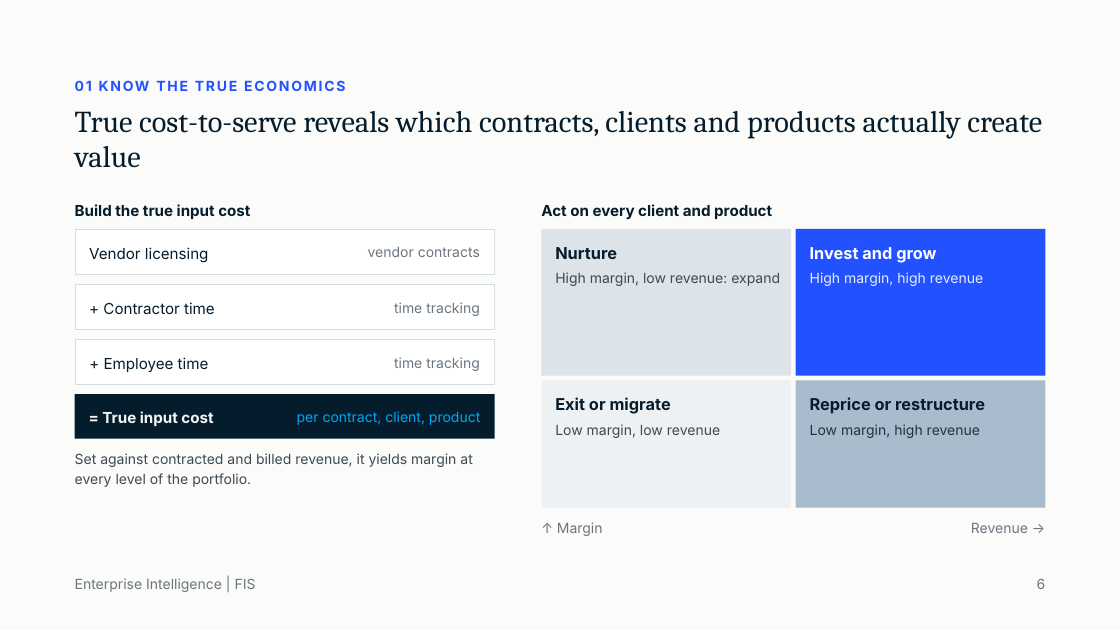
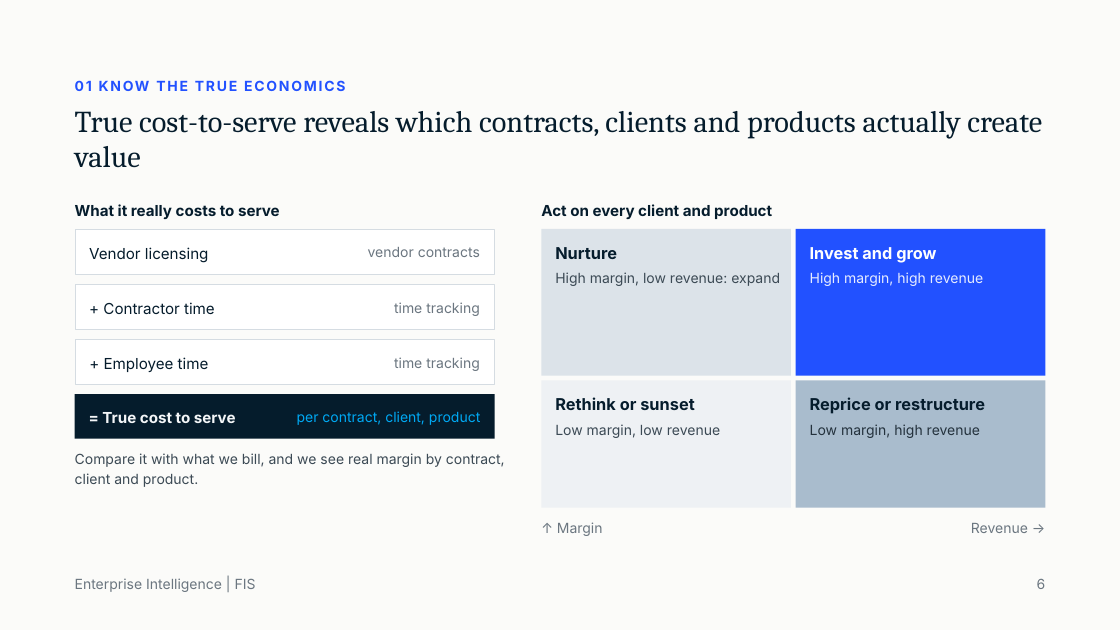
Before and after one commit to singhpawan/craigdeals, a slide deck: slide 7 of Enterprise Intelligence From Aggregated to Orchestrated.pptx (slide 6 before the commit). Drawn at 1120x630 pixels with LibreOffice and Linux fonts; fonts in the diff are those of the drawing. Boxes give left, top, right and bottom in pixels: in the first picture for what was removed or moved away, otherwise in the second. Text is boxed around its words. In the diff, an @@ line names an element or a change of style, - is before the commit and + after.

```diff
--- a/Enterprise Intelligence From Aggregated to Orchestrated.pptx
+++ b/Enterprise Intelligence From Aggregated to Orchestrated.pptx
@@ text at (x1=75, y1=204, x2=280, y2=219): text changed @@
-Build the true input cost
+What it really costs to serve
@@ text at (x1=102, y1=412, x2=236, y2=423): text changed @@
-= True input cost
+= True cost to serve
@@ text at (x1=555, y1=397, x2=694, y2=410): text changed @@
-Exit or migrate
+Rethink or sunset
@@ text at (x1=75, y1=453, x2=505, y2=487): text changed @@
-Set against contracted and billed revenue, it yields margin at every level of the portfolio.
+Compare it with what we bill, and we see real margin by contract, client and product.
```
Also in this commit, not shown: 12 other slides changed, 9 slides added, 3 slides removed, 2 other files.
